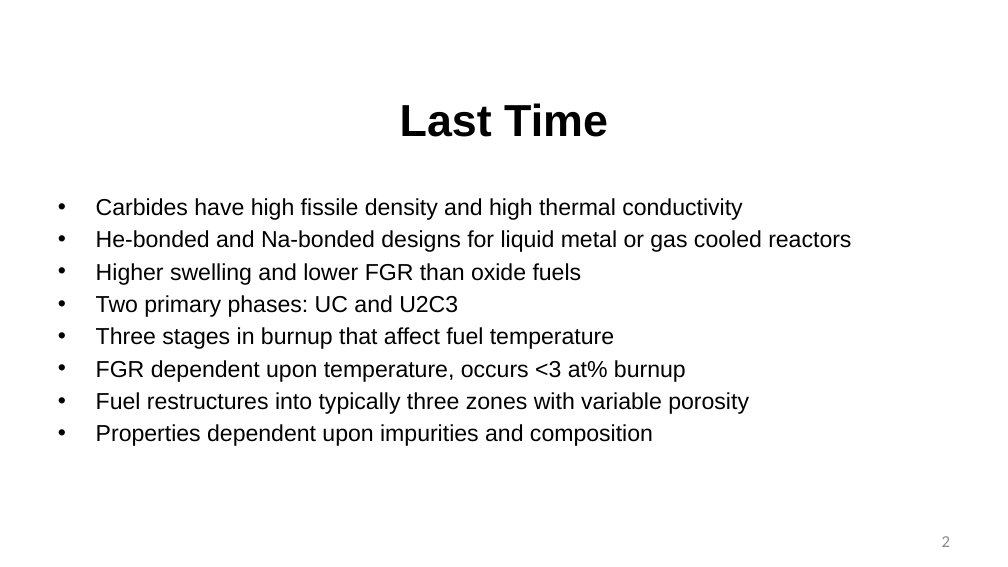
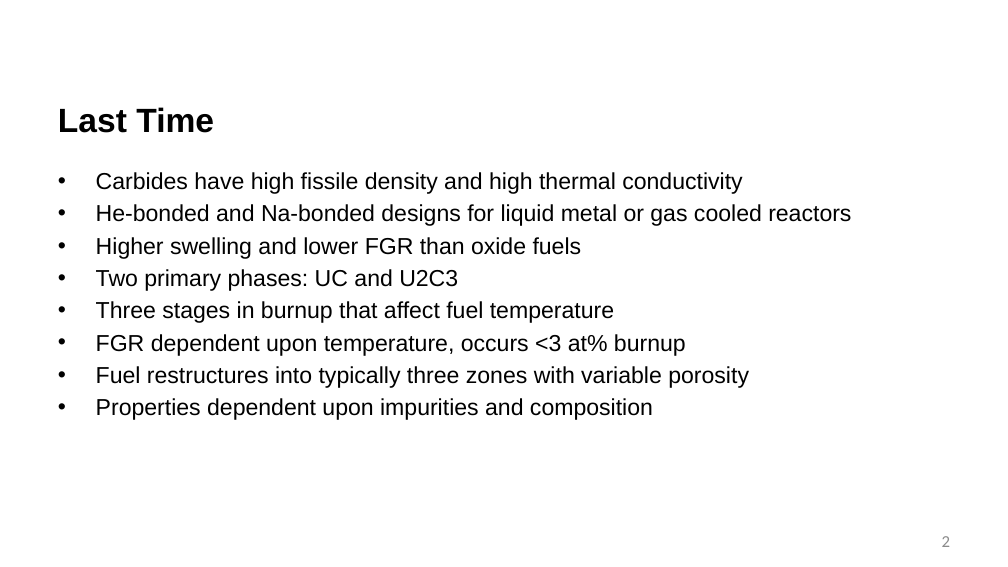
Before and after one commit to benbeeler/TEACHING, a slide deck: slide 2 of Advanced Reactor Materials/Fall2025/Lec16_carbide_nitride.pptx. Drawn at 1008x567 pixels with LibreOffice and Linux fonts; fonts in the diff are those of the drawing; background and template pictures are left out. Boxes give left, top, right and bottom in pixels: in the first picture for what was removed or moved away, otherwise in the second. Text is boxed around its words. In the diff, an @@ line names an element or a change of style, - is before the commit and + after.

```diff
--- a/Advanced Reactor Materials/Fall2025/Lec16_carbide_nitride.pptx
+++ b/Advanced Reactor Materials/Fall2025/Lec16_carbide_nitride.pptx
@@ title "Last Time" at (58, 107, 214, 133): size 42.7 to 32 pt; alignment centre to left @@
@@ text "Carbides have high fissile density ...": place and size @@
-text "Carbides have high fissile density ..." at (96, 198, 851, 446)
+text "Carbides have high fissile density ..." at (96, 172, 851, 420)
```
Also in this commit, not shown: 16 other slides changed, 15 slides removed, 5 other files.
